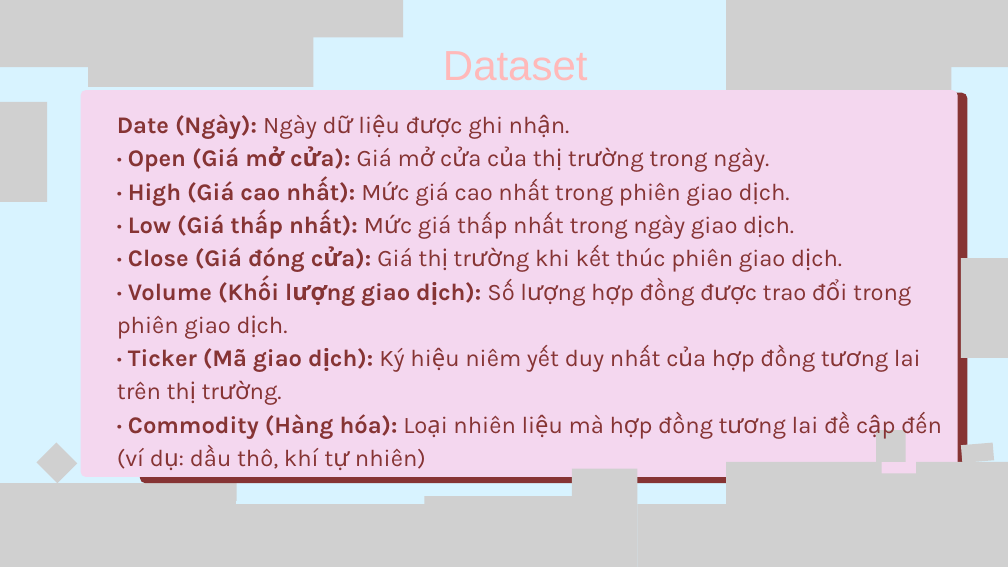
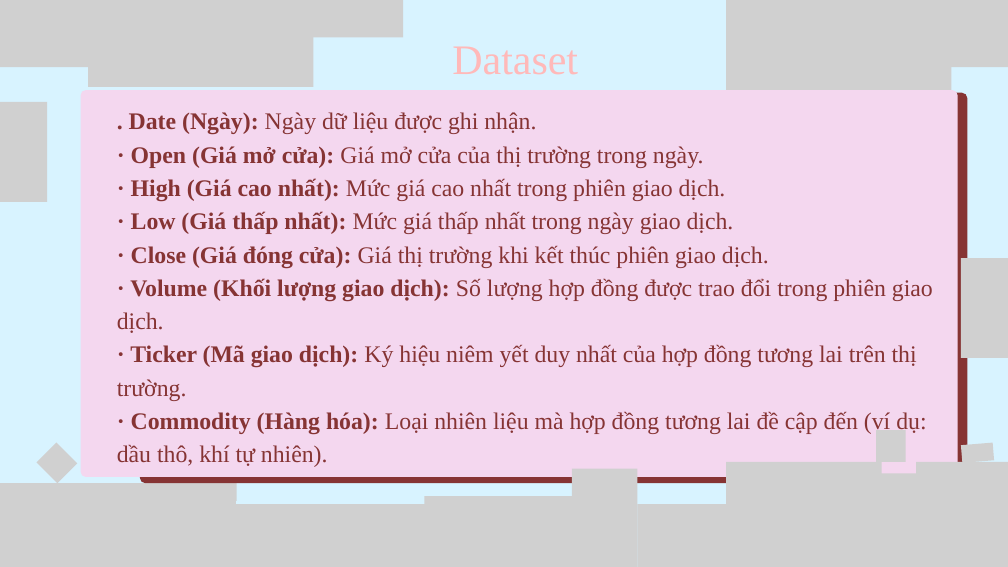
Before and after one commit to tuongvi0221/Business_data_analytics, a slide deck: slide 5 of Document/Gioi_Thieu_De_Tai.pptx. Drawn at 1008x567 pixels with LibreOffice and Linux fonts; fonts in the diff are those of the drawing; grey boxes stand for pictures. Boxes give left, top, right and bottom in pixels: in the first picture for what was removed or moved away, otherwise in the second. Text is boxed around its words. In the diff, an @@ line names an element or a change of style, - is before the commit and + after.

```diff
--- a/Document/Gioi_Thieu_De_Tai.pptx
+++ b/Document/Gioi_Thieu_De_Tai.pptx
@@ text at [129,112,536,135]: text changed; font Karla to Times New Roman @@
-Date (Ngày): Ngày dữ liệu được ghi nhận.
+. Date (Ngày): Ngày dữ liệu được ghi nhận.
@@ text at [117,146,933,401]: font Karla to Times New Roman in "· Open (Giá mở cửa): Giá mở ...", "· High (Giá cao nhất): Mức giá ...", "· Low (Giá thấp nhất): Mức giá ...", "· Close (Giá đóng cửa): Giá thị ..." and 2 more places @@
@@ text at [117,411,926,467]: text changed; font Karla to Times New Roman @@
-· Commodity (Hàng hóa): Loại nhiên liệu mà hợp đồng tương lai đề cập đến (ví dụ: dầu thô, khí tự nhiên)
+· Commodity (Hàng hóa): Loại nhiên liệu mà hợp đồng tương lai đề cập đến (ví dụ: dầu thô, khí tự nhiên).
```
Also in this commit, not shown: 10 other slides changed, 6 other files.
